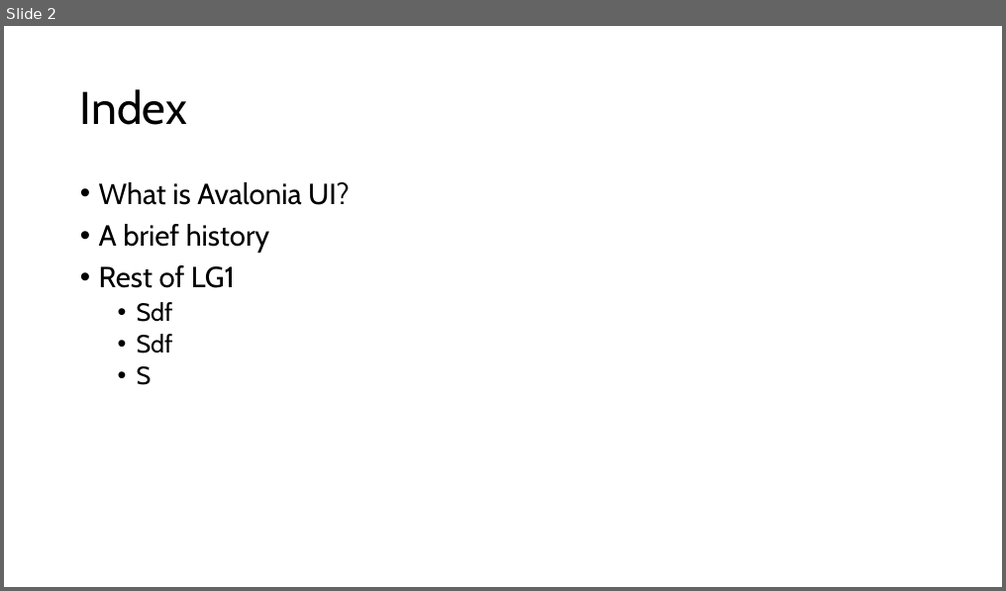
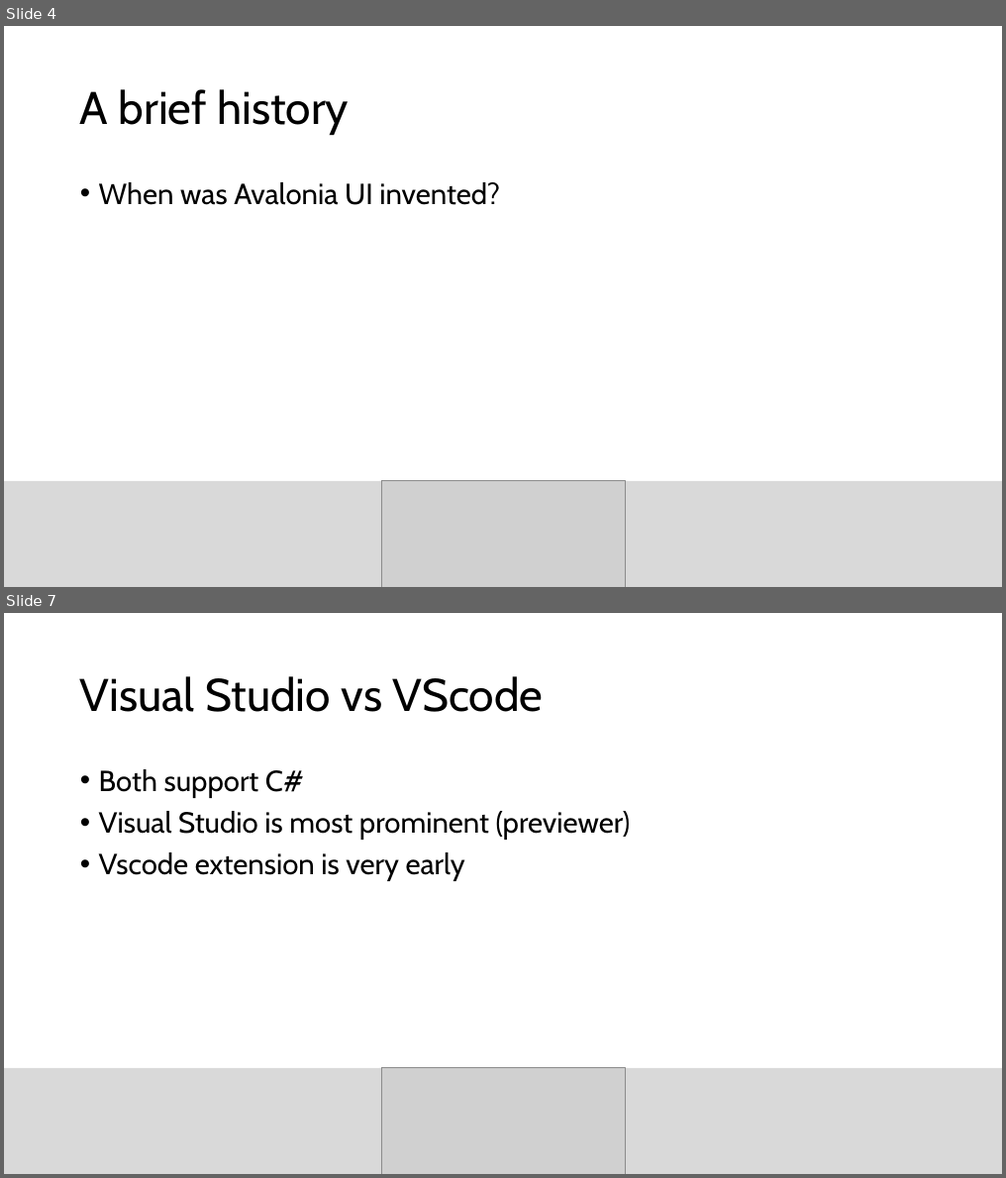
Before and after one commit to sebivenlo/esd-2024-avaloniaui, a slide deck: presentation/AvaloniaUI_presentation.pptx. Shown one above the other, each under a label of ours: slide 2 before the commit, slides 4 and 7 after it; the slides between them are not shown. The pictures are 1006x591 and 1006x1178 pixels, drawn with LibreOffice and Linux fonts; fonts in the diff are those of the drawing; grey boxes stand for pictures. Boxes give left, top, right and bottom in pixels: in the first picture for what was removed or moved away, otherwise in the second. Text is boxed around its words. In the diff, an @@ line names an element or a change of style, - is before the commit and + after.

```diff
--- a/presentation/AvaloniaUI_presentation.pptx
+++ b/presentation/AvaloniaUI_presentation.pptx
@@ slide 7 added at [4,613,1002,1174], background #FFFFFF @@
@@ title added at [80,676,544,712], 44 pt, text #000000 @@
+Visual Studio vs VScode
@@ text added at [99,769,631,881], 28 pt, text #000000 @@
+• Both support C#
+• Visual Studio is most prominent (previewer)
+• Vscode extension is very early
@@ rectangle added at [4,1068,1002,1174], fill #D9D9D9 @@
@@ picture added at [381,1068,626,1174] @@
@@ what was slide 2 is now slide 4 @@
@@ slide 4 changed as well @@
@@ title at [80,89,349,135]: text changed @@
-Index
+A brief history
@@ text at [99,182,500,205]: text changed @@
-• What is Avalonia UI?
-• A brief history
-• Rest of LG1
-  • Sdf
-  • Sdf
-  • S
+• When was Avalonia UI invented?
@@ rectangle added at [4,481,1002,587], fill #D9D9D9 @@
@@ picture added at [381,481,626,587] @@
```
Also in this commit, not shown: 1 other slide changed, 7 other slides added, 1 slide removed.
